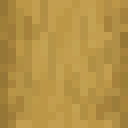
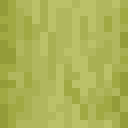
Layered file, before and after one edit (128x128). Changes by layer:
added layer "Layer 3" above "Layer 1" over [0, 0, 128, 128]
